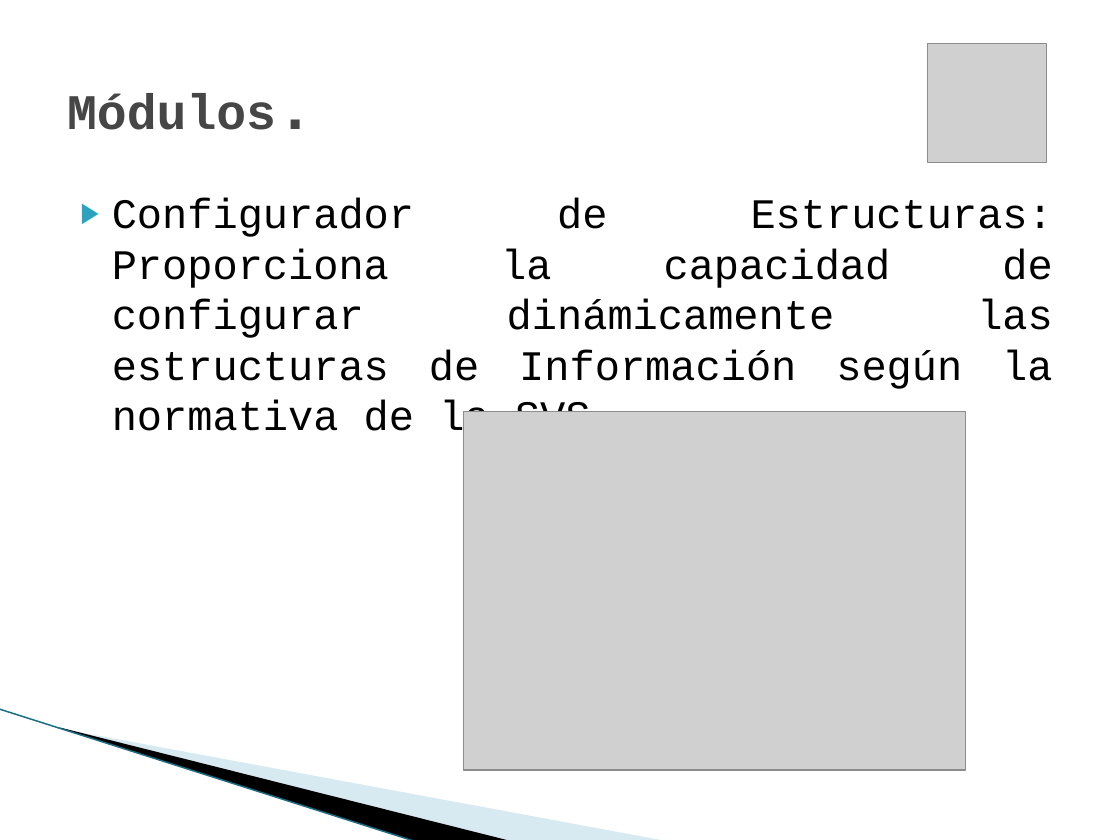
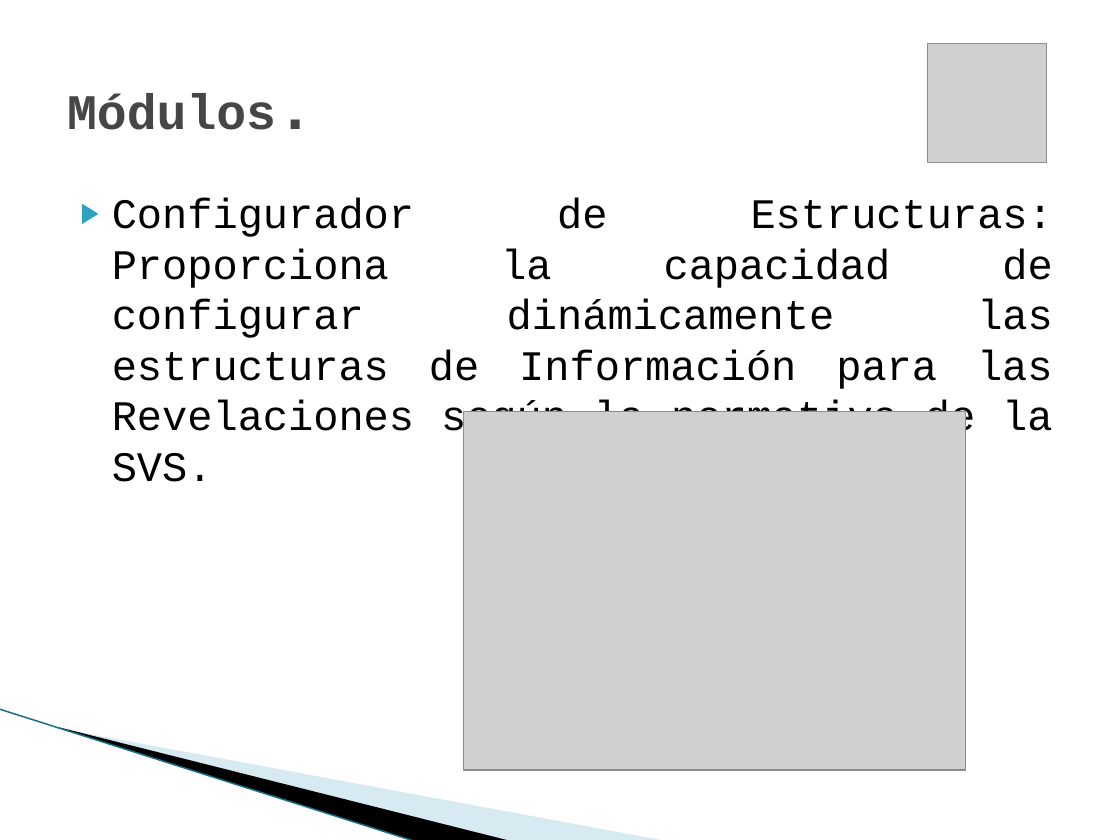
Before and after one commit to vicky1404/rev-ii, a slide deck: slide 11 of docs/comercial/brochure.pptx (slide 10 before the commit). Drawn at 1120x840 pixels with LibreOffice and Linux fonts; fonts in the diff are those of the drawing; grey boxes stand for pictures; background and template pictures are left out. Boxes give left, top, right and bottom in pixels: in the first picture for what was removed or moved away, otherwise in the second. Text is boxed around its words. In the diff, an @@ line names an element or a change of style, - is before the commit and + after.

```diff
--- a/docs/comercial/brochure.pptx
+++ b/docs/comercial/brochure.pptx
@@ text at (x1=112, y1=198, x2=1053, y2=482): text changed @@
-▶ Configurador de Estructuras: Proporciona la capacidad de configurar dinámicamente las estructuras de Información según la normativa de la SVS.
+▶ Configurador de Estructuras: Proporciona la capacidad de configurar dinámicamente las estructuras de Información para las Revelaciones según la normativa de la SVS.
```
Also in this commit, not shown: 11 other slides changed, 2 slides added, 1 other file.
